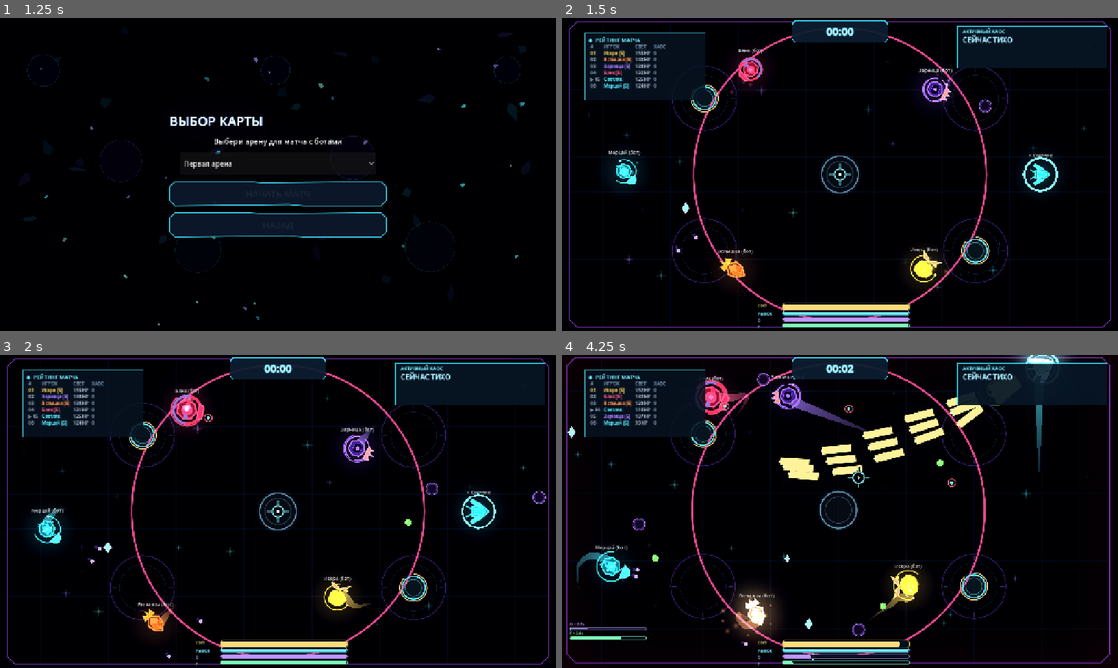
Above: before the commit, frames 1-4 (two rows, left to right).
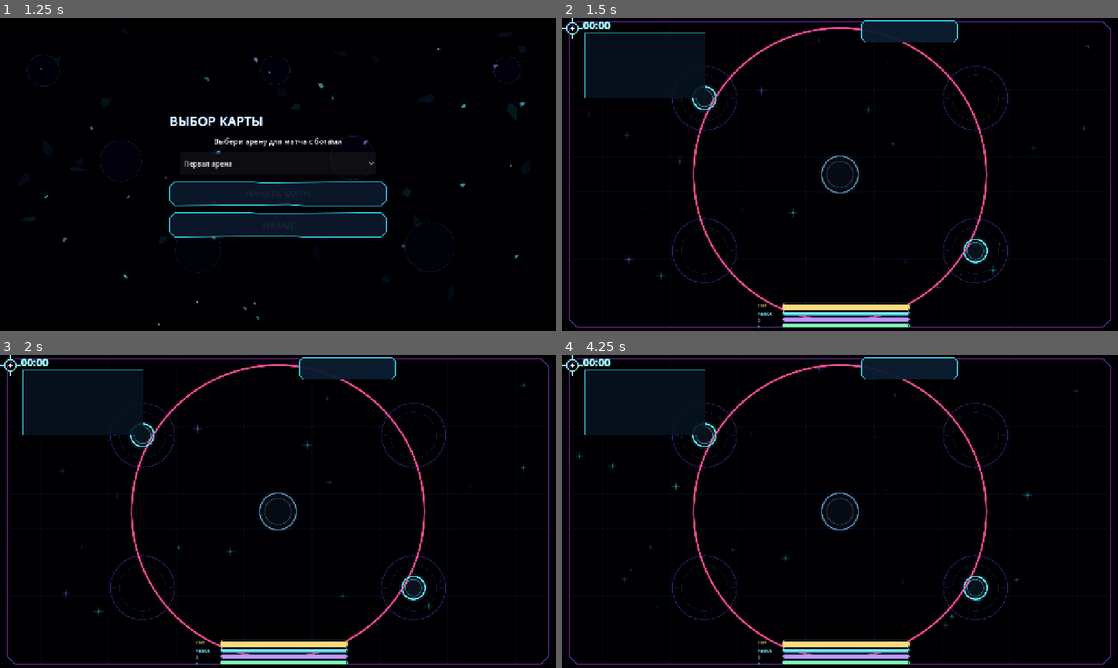
Above: after the commit, the same moments.

Repository: DvoreZZKy/svetobalamut
Game: Godot game, scene res://scenes/menu.tscn
Same seed, same stepped clock (60 frames per second), same inputs: the game is played once before the commit and once after it.
Inputs (mouse positions are in pixels of both pictures, inside the frame that each line leads up to):
- Up to frame 1 (1.25 s): click "Играть одному (с ботами)" at 0.5 s
- Up to frame 2 (1.5 s): click "НАЧАТЬ МАТЧ" at 1.25 s
- Up to frame 3 (2 s): no input
- Up to frame 4 (4.25 s): tap Enter (restart) at 2 s; move the mouse to (867, 511) at 2.02 s; hold Space (dash) 2.03-2.78 s; hold W (up) from 2.03 s (still down); tap Q (ability) at 2.1 s; click (867, 511) at 2.17 s; move the mouse to (812, 511) at 2.77 s; tap Space (dash) at 2.85 s; tap F (extra_ability) at 3.05, 3.6 s; move the mouse to (851, 505) at 3.52 s; press the mouse at (851, 505) at 3.53 s

Frame 1 is identical in both runs. In frame 2, 9.2% of the frame differs, in the area x 0-98%, y 0-85%; in frame 3, 9.7%; in frame 4, 18%, in the area x 0-99%, y 0-99%.
Error after the commit: Parse Error: Cannot infer the type of "offset" variable because the value doesn't have a set type. (res://scripts/sim.gd:750)

Commit message:
Rebalance Impulse, add Mirage doubles and improve combat readability

Diff:
--- a/scripts/sim.gd
+++ b/scripts/sim.gd
@@ -14,7 +14,7 @@
 	{"name":"Капсула","hp":136.0,"def":0.88,"atk":1.30,"speed":0.83,"rate":0.56,"ability":"Энергощит"},
 	{"name":"Призрак","hp":126.0,"def":0.88,"atk":1.0,"speed":1.14,"rate":0.26,"ability":"Фазовый скачок"},
 	{"name":"Кристалл","hp":140.0,"def":0.96,"atk":1.38,"speed":1.0,"rate":0.46,"ability":"Звёздный залп"},
-	{"name":"Импульс","hp":123.0,"def":1.02,"atk":1.0,"speed":1.14,"rate":0.24,"ability":"Разгон"},
+	{"name":"Импульс","hp":112.0,"def":0.94,"atk":0.95,"speed":1.10,"rate":0.32,"ability":"Разгон"},
 	{"name":"Магнит","hp":132.0,"def":0.96,"atk":1.02,"speed":0.96,"rate":0.30,"ability":"Притяжение"},
 	{"name":"Слизень","hp":155.0,"def":0.86,"atk":1.03,"speed":0.86,"rate":0.34,"ability":"Липкая броня"},
 	{"name":"Сверхнова","hp":126.0,"def":1.08,"atk":1.18,"speed":0.94,"rate":0.38,"ability":"Вспышка"},
@@ -55,6 +55,16 @@
 const P_RADIUS := 28.0
 const MAX_EATERS_RAIN := 8
 const ZONES := [Vector3(400, 225, 95), Vector3(1200, 225, 95), Vector3(400, 675, 95), Vector3(1200, 675, 95)]
+
+
+static func regen_zones_for(world: Vector2) -> Array[Vector3]:
+	var radius := minf(world.x, world.y) * 0.105
+	return [
+		Vector3(world.x * 0.25, world.y * 0.25, radius),
+		Vector3(world.x * 0.75, world.y * 0.25, radius),
+		Vector3(world.x * 0.25, world.y * 0.75, radius),
+		Vector3(world.x * 0.75, world.y * 0.75, radius)
+	]
 const CHAOS := ["invert", "reverse", "blind", "bounce", "zerog", "rain", "steal", "doubles", "magnet", "bomb"]
 const DUR := {"invert": 6.0, "reverse": 6.0, "blind": 5.0, "bounce": 8.0, "zerog": 6.0, "magnet": 5.0}
 
@@ -379,7 +389,7 @@
 	var bullet: Dictionary = {"id": next_id, "pos": p.pos + dir * 34.0, "vel": dir * speed + p.vel * 0.18,
 		"owner": p.id, "life": life, "bn": 0, "ricochet": false,
 		"dmg": BULLET_DMG * float(p.attack) * damage_mult * (1.35 if str(p.get("buff", "")) == "overdrive" else 1.0),
-		"radius": radius, "vk": int(p.kind), "hit_ids": []}
+		"radius": maxf(radius * 1.3, radius + 2.5), "vk": int(p.kind), "hit_ids": []}
 	for key in extra:
 		bullet[key] = extra[key]
 	bullets.append(bullet)
@@ -402,7 +412,7 @@
 	elif kind == 3:
 		_spawn_class_bullet(p, aim, 1180.0, 11.0, 1.0, 1.5, {"split_on_wall": true})
 	elif kind == 4:
-		_chain_lightning(p)
+		_chain_lightning(p, 9.5, 5.5)
 	elif kind == 5:
 		_spawn_class_bullet(p, aim, 980.0, 8.0, 0.92, 1.5, {"homing": 3.4})
 	elif kind == 6:
@@ -637,8 +647,7 @@
 		7:
 			_character_pulse(p, 230.0, 28.0, 420.0)
 		8:
-			p.pos = (p.pos + p.aim * 280.0).clamp(Vector2(40,40), world_size - Vector2(40,40))
-			p.inv = 0.28
+			_spawn_mirage_doubles(p)
 		9:
 			p.special_shots = 5
 		10:
@@ -691,7 +700,7 @@
 			p.prism_shots = 3
 			events.append({"t": "extra_ability", "x": p.pos.x, "y": p.pos.y, "c": p.ci, "kind": 3})
 		4:
-			_chain_lightning(p)
+			_chain_lightning(p, 18.0, 10.0)
 		5, 6:
 			p.field_t = 2.5
 			p.field_mode = 2
@@ -699,7 +708,8 @@
 			_character_pulse(p, 280.0, 34.0, 520.0)
 		8:
 			p.pos = (p.pos + p.aim * 390.0).clamp(Vector2(40,40), world_size - Vector2(40,40))
-			p.inv = 0.35
+			p.inv = 0.45
+			events.append({"t": "extra_ability", "x": p.pos.x, "y": p.pos.y, "c": p.ci, "kind": 8})
 		9:
 			p.max_shield = 30.0
 			p.shield_hp = 30.0
@@ -734,6 +744,24 @@
 
 
 
+func _spawn_mirage_doubles(p: Dictionary) -> void:
+	for clone_index in 2:
+		var side := -1.0 if clone_index == 0 else 1.0
+		var offset := p.aim.orthogonal() * side * 92.0
+		var clone_pos := (p.pos + offset).clamp(Vector2(60.0, 60.0), world_size - Vector2(60.0, 60.0))
+		var clone_id := -(2000 + next_id)
+		next_id += 1
+		var clone := _new_player(clone_id, "двойник", false, int(p.kind), int(p.ci), clone_pos, int(p.hat), int(p.outfit))
+		clone.decoy = true
+		clone.life = 4.2
+		clone.light = 38.0
+		clone.max_light = 38.0
+		clone.aim = p.aim
+		clone.vel = p.vel + offset.normalized() * 115.0
+		players[clone_id] = clone
+		events.append({"t": "mirage_clone", "x": clone_pos.x, "y": clone_pos.y, "c": p.ci})
+
+
 func _character_pulse(p: Dictionary, radius: float, damage: float, push: float) -> void:
 	for target in players.values():
 		if target.id == p.id or target.shadow or target.decoy or target.inv > 0.0:
@@ -745,6 +773,8 @@
 			_damage(target, damage * float(p.attack) * (1.0 - 0.35 * distance / radius), p.id, false)
 			target.vel += direction * push * (1.0 - 0.3 * distance / radius)
 	events.append({"t":"ability","x":p.pos.x,"y":p.pos.y,"c":p.ci,"kind":p.kind})
+	if int(p.kind) == 7:
+		events.append({"t":"supernova","x":p.pos.x,"y":p.pos.y,"c":p.ci,"r":radius})
 	shake_req = maxf(shake_req, 9.0)
 
 
@@ -761,13 +791,13 @@
 		events.append({"t":"heal","id":p.id,"amount":restored})
 
 
-func _chain_lightning(p: Dictionary) -> void:
+func _chain_lightning(p: Dictionary, first_damage: float = 9.5, second_damage: float = 5.5) -> void:
 	var first := _nearest(p, false)
 	if first.is_empty() or (first.pos as Vector2).distance_to(p.pos) > 300.0:
 		return
 	var origin: Vector2 = first.pos
 	_add_attack_beam(p.pos, origin, 4, 0.14)
-	_damage(first, 24.0 * float(p.attack), p.id, false)
+	_damage(first, first_damage * float(p.attack), p.id, false)
 	var second: Dictionary = {}
 	var best_distance := 220.0 * 220.0
 	for candidate in players.values():
@@ -779,7 +809,7 @@
 			second = candidate
 	if not second.is_empty():
 		_add_attack_beam(origin, second.pos, 4, 0.14)
-		_damage(second, 15.0 * float(p.attack), p.id, false)
+		_damage(second, second_damage * float(p.attack), p.id, false)
 
 
 func _tick_character_fields(p: Dictionary, dt: float) -> void:
@@ -934,7 +964,7 @@
 
 
 func _in_zone(pos: Vector2) -> bool:
-	for z in ZONES:
+	for z in regen_zones_for(world_size):
 		if pos.distance_to(Vector2(z.x, z.y)) < z.z:
 			return true
 	return false
@@ -1566,7 +1596,7 @@
 	var inp := {"mv": Vector2.ZERO, "aim": p.pos + p.aim * 100.0, "fire": false, "dash": false, "poss": false, "ability": false, "extra_ability": false}
 	var b: Dictionary = p.bot
 	# Bots stay deliberately imperfect: they improve a little, but never become expert marksmen.
-	b.skill = minf(0.38, float(b.get("skill", 0.04)) + dt * 0.0008)
+	b.skill = minf(0.24, float(b.get("skill", 0.04)) + dt * 0.00045)
 	var skill: float = float(b.skill)
 	b.t -= dt
 	if p.shadow:
@@ -1620,17 +1650,18 @@
 		elif d < b.want - 100.0:
 			mv -= dirv * 0.65
 		# Bots lead targets poorly and their aim drifts noticeably.
-		var lead: Vector2 = tgt.pos + tgt.vel * (d / BULLET_SPEED) * lerpf(0.12, 0.38, skill)
-		var aim_error := lerpf(175.0, 105.0, skill)
+		var lead: Vector2 = tgt.pos + tgt.vel * (d / BULLET_SPEED) * lerpf(0.06, 0.18, skill)
+		var aim_error := lerpf(270.0, 210.0, skill)
 		lead += Vector2(rng.randf_range(-1, 1), rng.randf_range(-1, 1)) * aim_error
 		inp.aim = lead
-		inp.fire = d < 620.0 and p.light > 20.0 and rng.randf() < 0.78
+		inp.fire = d < 580.0 and p.light > 20.0 and rng.randf() < 0.62
 		if p.kind == 1:
 			inp.fire = d < lerpf(185.0, 270.0, skill) and p.light > 20.0 and not p.fire_was_down and rng.randf() < 0.72
 	if p.light < 20.0:
-		var bz := Vector2(ZONES[0].x, ZONES[0].y)
+		var dynamic_zones := regen_zones_for(world_size)
+		var bz := Vector2(dynamic_zones[0].x, dynamic_zones[0].y)
 		var bdz := 1e18
-		for z in ZONES:
+		for z in dynamic_zones:
 			var zp := Vector2(z.x, z.y)
 			var dz := zp.distance_squared_to(p.pos)
 			if dz < bdz:
@@ -1722,7 +1753,7 @@
 			"s": p.shadow, "k": p.kind, "c": p.ci, "hat": p.hat, "outfit": p.outfit,
 			"iv": p.inv, "dc": p.dash_cd, "pt": p.pts, "wc": 0.0, "wa": int(p.wave_ammo), "wr": float(p.wave_reload_t),
 			"hpmax": p.max_light, "sh": float(p.get("shield_hp", 0.0)), "shmax": float(p.get("max_shield", 0.0)), "acd": p.abili …(219 unchanged characters)…
-			"ki": p.kills, "dm": float(p.get("damage_total", 0.0)), " …(73 unchanged characters)… "buff_t": float(p.get("buff_t", 0.0)), "dr": p.derp_t, "d": p.decoy, "h": p.hit_t, "dt": p.dash_t > 0.0})
+			"ki": p.kills, "dm": float(p.get("damage_total", 0.0)), " …(73 unchanged characters)… "buff_t": float(p.get("buff_t", 0.0)), "field_t": float(p.get("field_t", 0.0)), "turret_t": float(p.get("turret_t", 0.0)), "dr": p.derp_t, "d": p.decoy, "h": p.hit_t, "dt": p.dash_t > 0.0})
 	var pu: Array = []
 	for pickup in pickups:
 		pu.append([pickup.pos, pickup.kind, pickup.t])
@@ -1752,4 +1783,4 @@
 	for e in eaters:
 		ea.append([e.id, e.pos, e.vel, e.type, e.hp, e.flash])
 	return {"pl": pl, "bl": bl, "ea": ea, "lu": lu, "az": az, "at": at, "abm": abm, "fx": effects.duplicate(), "tl": time_left,
-		"ph": phase, "wn": winner, "bomb": bomb_id, "bt": bomb_t, "mt": mt, "ob": ob, "pu": pu, "elapsed": elapsed_time, "world": world_size, "zone": [world_size * 0.5, danger_radius], "map_objects": map_data.get("objects", [])}
+		"map_id": str(map_data.get("id", "arena_original")), "ph": phase, "wn": winner, "bomb": bomb_id, "bt": bomb_t, "mt": mt, "ob": ob, "pu": pu, "elapsed": elapsed_time, "world": world_size, "zone": [world_size * 0.5, danger_radius], "map_objects": map_data.get("objects", [])}
